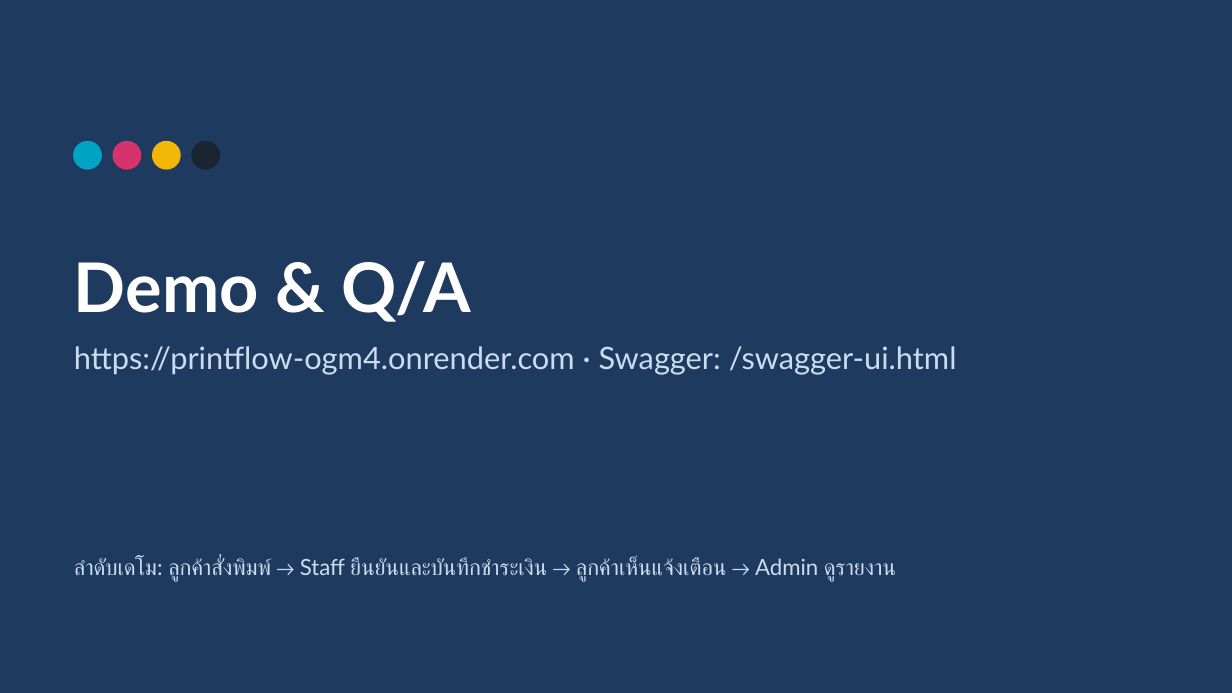
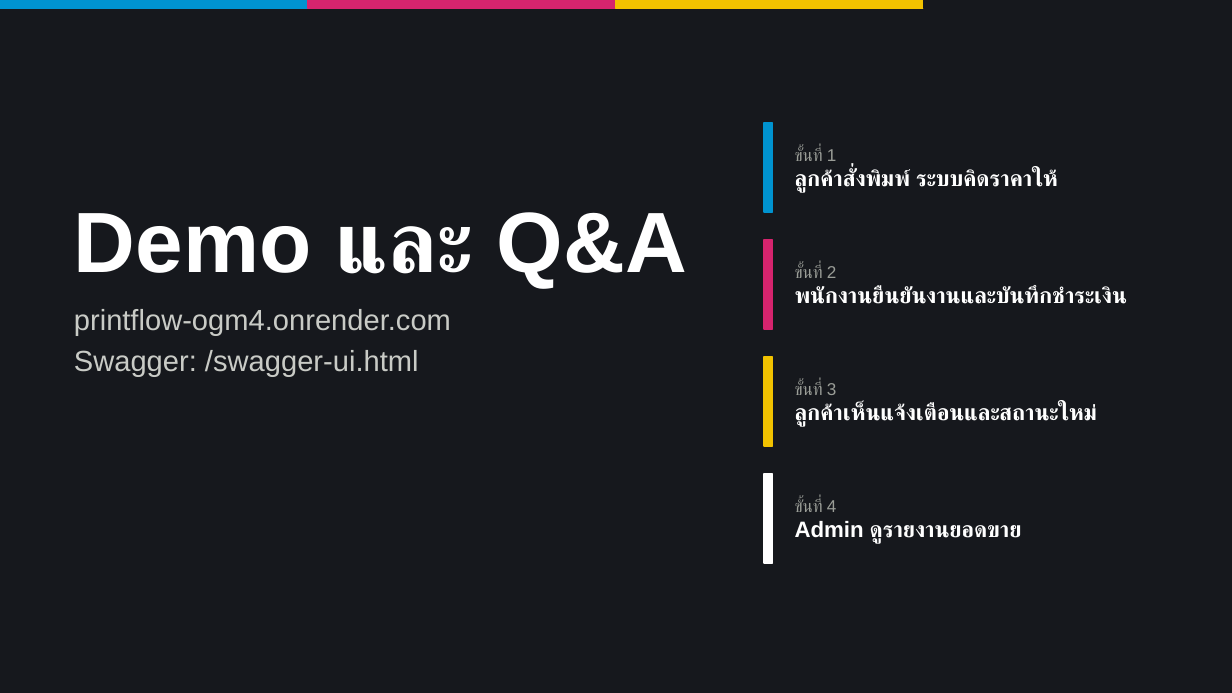
Before and after one commit to bbthecat/Print_shop_final, a slide deck: slide 21 of doc/slide/PrintFlow-presentation.pptx (slide 14 before the commit). Drawn at 1232x693 pixels with LibreOffice and Linux fonts; fonts in the diff are those of the drawing. Boxes give left, top, right and bottom in pixels: in the first picture for what was removed or moved away, otherwise in the second. Text is boxed around its words. In the diff, an @@ line names an element or a change of style, - is before the commit and + after.

```diff
--- a/doc/slide/PrintFlow-presentation.pptx
+++ b/doc/slide/PrintFlow-presentation.pptx
@@ background #1F3A5F to #16181D @@
@@ rectangle added at (0, 0, 308, 9), fill #0093D0, outline #0093D0 1 pt @@
@@ rectangle added at (308, 0, 616, 9), fill #D6246E, outline #D6246E 1 pt @@
@@ rectangle added at (616, 0, 924, 9), fill #F2C200, outline #F2C200 1 pt @@
@@ rectangle added at (924, 0, 1232, 9), fill #16181D, outline #16181D 1 pt @@
@@ ellipse removed at (74, 142, 101, 169) @@
@@ ellipse removed at (113, 142, 140, 169) @@
@@ ellipse removed at (153, 142, 180, 169) @@
@@ ellipse removed at (192, 142, 219, 169) @@
@@ rectangle added at (764, 123, 772, 212), fill #0093D0, outline #0093D0 1 pt @@
@@ text added at (795, 148, 1056, 193), 13 pt, text #FFFFFF, bold @@
+ขั้นที่ 1
+ลูกค้าสั่งพิมพ์ ระบบคิดราคาให้
@@ title at (74, 212, 687, 287): text changed; size 40 to 50 pt; font Lato to Arial @@
-Demo & Q/A
+Demo และ Q&A
@@ rectangle added at (764, 240, 772, 329), fill #D6246E, outline #D6246E 1 pt @@
@@ text added at (795, 265, 1127, 304), 13 pt, text #FFFFFF, bold @@
+ขั้นที่ 2
+พนักงานยืนยันงานและบันทึกชำระเงิน
@@ text at (74, 309, 451, 376): text changed; size 18 to 17 pt; font Lato to Arial; text colour #CADCF0 to #C9CBC6 @@
-https://printflow-ogm4.onrender.com · Swagger: /swagger-ui.html
+printflow-ogm4.onrender.com
+Swagger: /swagger-ui.html
@@ rectangle added at (764, 357, 772, 446), fill #F2C200, outline #F2C200 1 pt @@
@@ text added at (795, 382, 1097, 427), 13 pt, text #FFFFFF, bold @@
+ขั้นที่ 3
+ลูกค้าเห็นแจ้งเตือนและสถานะใหม่
@@ rectangle added at (764, 474, 772, 563), fill #FFFFFF, outline #FFFFFF 1 pt @@
@@ text added at (795, 499, 1022, 544), 13 pt, text #FFFFFF, bold @@
+ขั้นที่ 4
+Admin ดูรายงานยอดขาย
@@ text removed at (74, 558, 896, 582) @@
-ลำดับเดโม: ลูกค้าสั่งพิมพ์ → Staff ยืนยันและบันทึกชำระเงิน → ลูกค้าเห็นแจ้งเตือน → Admin ดูรายงาน
```
Also in this commit, not shown: 11 other slides changed, 9 slides added, 2 slides removed.
